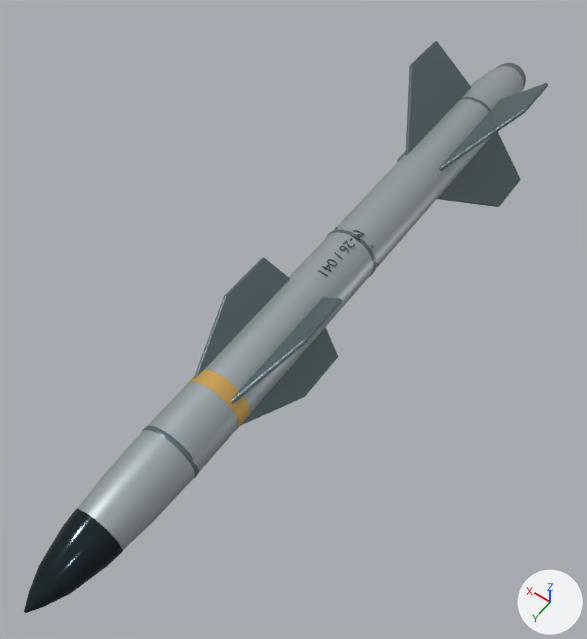
One commit to the Blender file docs/source/M26.blend: the scene before it, then after it.
Rendered twice from a 50 mm camera at (-1.05, 1.73, 2.29) aimed at (0.04, 0.22, -0.1). The axes (+X, +Y, +Z) are drawn at lower right. The lights are the same throughout. The older version comes first.

Names of what the first picture shows: 'M26_Identification_band', 'M26_Machined_graphite_fins', 'M26_Optical_ceramic_seeker', 'M26_Satin_titanium_grey' and 2 more.
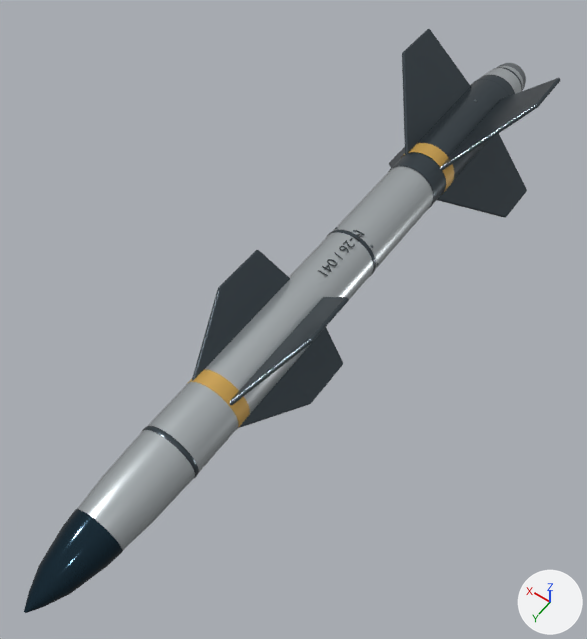
Pixel boxes (x1, y1, x2, y2) of what changed, in the pictures (587 x 639 px; the box of a moved part takes in the faces that stretch with it):
```json
{"object": "M26_Machined_graphite_fins", "change": "recoloured, surface changed, reshaped", "before": [142, 41, 548, 478], "after": [142, 29, 560, 478]}
{"object": "M26_Identification_band", "change": "reshaped", "before": [186, 369, 250, 430], "after": [186, 143, 454, 430], "on screen": "314% wider, 365% taller"}
{"part": 1, "of": "me_recessed_collar", "change": "moved or reshaped", "before": [460, 97, 493, 139], "after": [389, 164, 435, 208]}
{"part": 2, "of": "me_recessed_collar", "change": "added", "after": [473, 79, 510, 96]}
{"part": 3, "of": "me_recessed_collar", "change": "added", "after": [388, 67, 522, 206]}
{"part": 4, "of": "me_recessed_collar", "change": "moved or reshaped", "before": [397, 41, 548, 207], "after": [389, 29, 560, 218]}
{"part": 5, "of": "me_recessed_collar", "change": "moved or reshaped", "before": [193, 258, 342, 426], "after": [192, 250, 349, 428]}
{"part": 6, "of": "me_amber_identification", "change": "added", "after": [400, 143, 454, 195], "on screen": "orange"}
```

Scene script edits in JSON lines:
```json
{"op": "set", "path": "mat_satin_titanium_grey.base_color", "old": "(0.36, 0.41, 0.43)", "new": "(0.51, 0.55, 0.57)", "note": "grey #a2acaf -> light grey #bdc4c7"}
{"op": "set", "path": "mat_satin_titanium_grey.metallic", "old": "0.38", "new": "0.65"}
{"op": "set", "path": "mat_satin_titanium_grey.roughness", "old": "0.43", "new": "0.29"}
{"op": "set", "path": "mat_optical_ceramic_seeker.base_color", "old": "(0.012, 0.025, 0.034)", "new": "(0.012, 0.035, 0.055)", "note": "dark blue #1d2c34 -> dark blue #1d3542"}
{"op": "set", "path": "mat_optical_ceramic_seeker.roughness", "old": "0.12", "new": "0.09"}
{"op": "set", "path": "mat_machined_graphite_fins.base_color", "old": "(0.12, 0.17, 0.19)", "new": "(0.065, 0.085, 0.1)", "note": "greyish cyan #617379 -> greyish blue #485259"}
{"op": "set", "path": "mat_machined_graphite_fins.metallic", "old": "0.42", "new": "0.72"}
{"op": "set", "path": "mat_machined_graphite_fins.roughness", "old": "0.38", "new": "0.28"}
{"block": "me_recessed_collar", "where": "# used by ob_m26_machined_graphite_fins; location = (0.0, 0.0, 0.0)"}
{"op": "remove", "block": "me_recessed_collar", "code": "me_recessed_collar.from_pydata(...)  # 1280 vertices, 1100 faces; spans x -0.26..0.26, y -1.19..0.95, z -0.26..0.26"}
{"op": "add", "block": "me_recessed_collar", "code": "me_recessed_collar.from_pydata(...)  # 1664 vertices, 1356 faces; spans x -0.31..0.31, y -1.39..0.95, z -0.31..0.31"}
{"block": "me_recessed_collar", "change": "me_recessed_collar part 1: the loose piece of 192 vertices spanning x -0.11..0.11, y -1.09..-1.07, z -0.11..0.11 is moved by (0.0, 0.53, 0.0)"}
{"block": "me_recessed_collar", "change": "me_recessed_collar part 2: the loose piece of 192 vertices spanning x -0.11..0.11, y -1.09..-1.07, z -0.11..0.11 is copied, and the copy is moved by (0.0, -0.16, 0.0); it spans x -0.11..0.11, y -1.25..-1.23, z -0.11..0.11"}
{"block": "me_recessed_collar", "change": "me_recessed_collar part 3: a new loose piece of 192 vertices spanning x -0.11..0.11, y -1.39..-0.54, z -0.11..0.11, in mat_machined_graphite_fins (greyish blue #485259)"}
{"block": "me_recessed_collar", "change": "me_recessed_collar part 4: 180 vertices moved from x -0.26..0.26, y -1.15..-0.62, z -0.26..0.26 to x -0.31..0.31, y -1.15..-0.62, z -0.31..0.31; 32 vertices removed from x -0.26..0.26, y -0.94..-0.62, z -0.26..0.26; 32 vertices added at x -0.31..0.31, y -0.94..-0.61, z -0.31..0.31"}
{"block": "me_recessed_collar", "change": "me_recessed_collar part 5: 112 vertices moved from x -0.17..0.17, y 0.22..0.44, z -0.17..0.17 to x -0.19..0.19, y 0.22..0.44, z -0.19..0.19; 24 vertices removed from x -0.17..0.17, y 0.43..0.73, z -0.17..0.17; 24 vertices added at x -0.19..0.19, y 0.43..0.74, z -0.19..0.19"}
{"block": "me_amber_identification", "where": "# used by ob_m26_identification_band; location = (0.0, 0.0, 0.0)"}
{"op": "remove", "block": "me_amber_identification", "code": "me_amber_identification.from_pydata(...)  # 128 vertices, 64 faces; spans x -0.111..0.111, y 0.67..0.73, z -0.111..0.111"}
{"op": "add", "block": "me_amber_identification", "code": "me_amber_identification.from_pydata(...)  # 256 vertices, 128 faces; spans x -0.114..0.114, y -0.71..0.73, z -0.114..0.114"}
{"block": "me_amber_identification", "change": "me_amber_identification part 6: the loose piece of 128 vertices spanning x -0.111..0.111, y 0.67..0.73, z -0.111..0.111 is copied, and the copy is scaled about its middle by (1.03, 1.17, 1.03), then moved by (0.0, -1.375, 0.0); it spans x -0.114..0.114, y -0.71..-0.64, z -0.114..0.114"}
```
